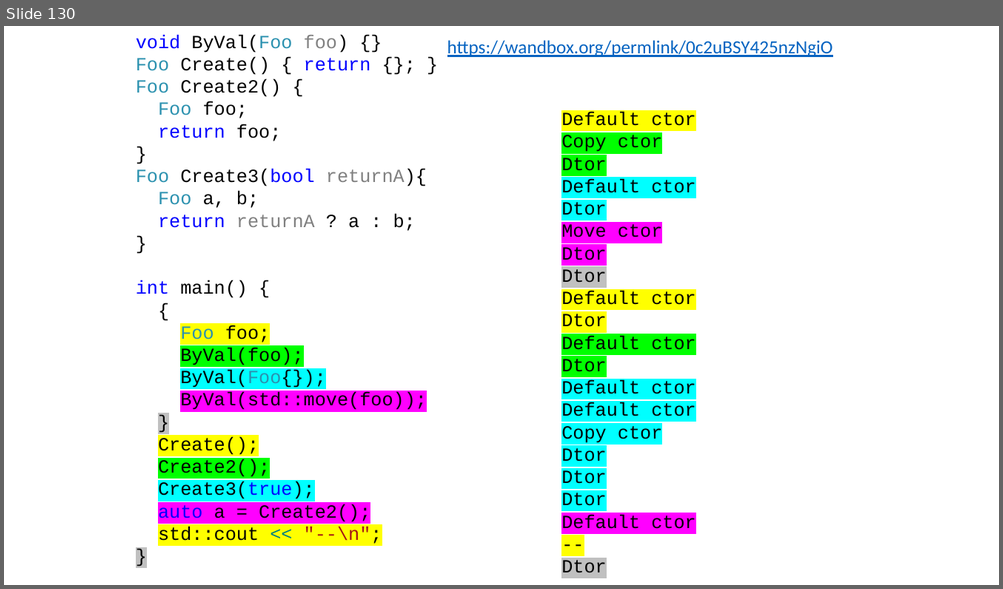
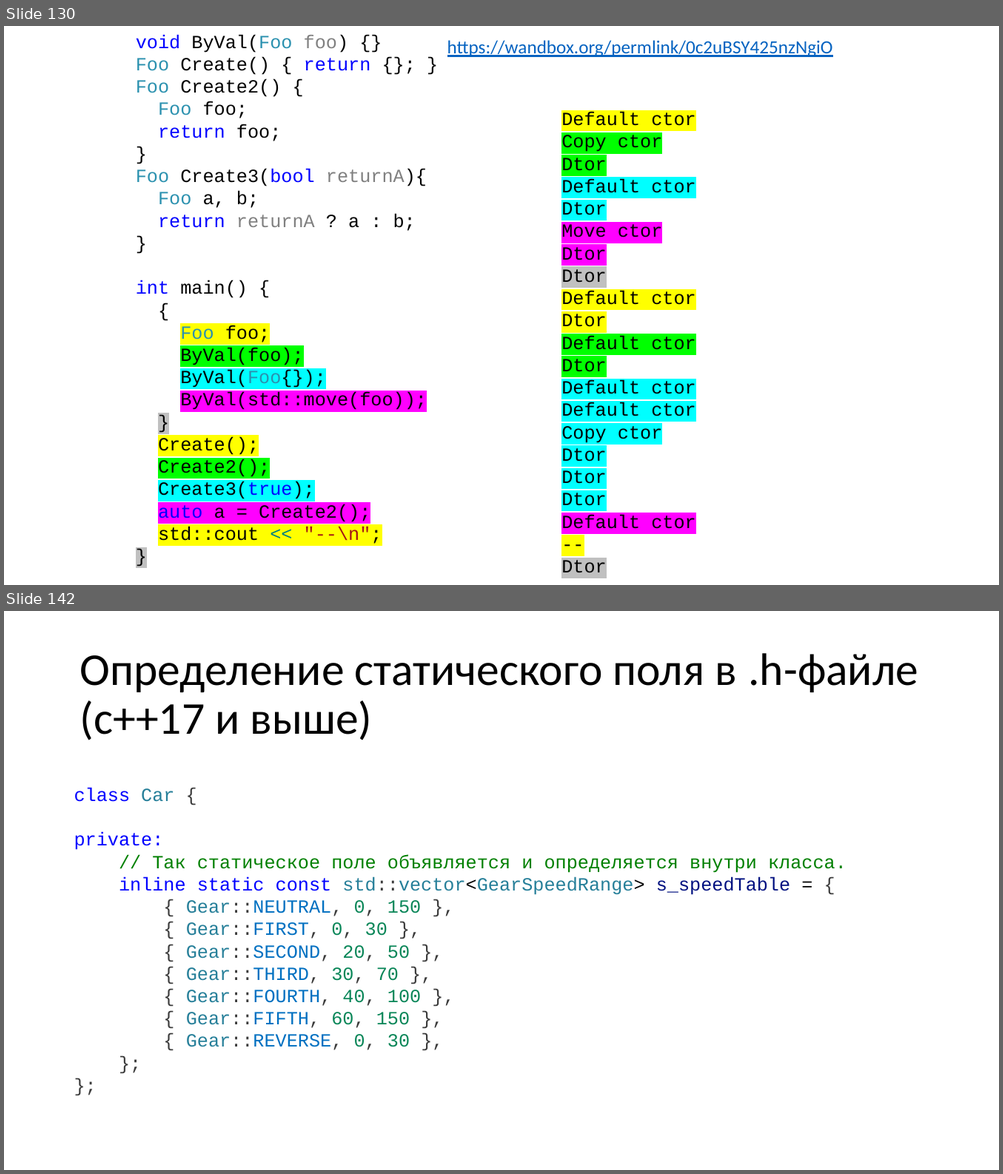
Before and after one commit to alexey-malov/oop, a slide deck: lectures/02/Основы ООП.pptx. Shown one above the other, each under a label of ours: slide 130 before the commit, slides 130 and 142 after it; the slides between them are not shown. The pictures are 1003x589 and 1003x1174 pixels, drawn with LibreOffice and Linux fonts; fonts in the diff are those of the drawing. Boxes give left, top, right and bottom in pixels: in the first picture for what was removed or moved away, otherwise in the second. Text is boxed around its words. In the diff, an @@ line names an element or a change of style, - is before the commit and + after.

```diff
--- a/lectures/02/Основы ООП.pptx
+++ b/lectures/02/Основы ООП.pptx
@@ slide 142 added at (4,611,999,1170), background #FFFFFF @@
@@ title added at (79,653,918,741), 44 pt, text #000000 @@
+Определение статического поля в .h-файле (с++17 и выше)
@@ text added at (74,787,846,1051), 18 pt, text #3B3B3B @@
+class Car {
+private:
+// Так статическое поле объявляется и определяется внутри класса.
+inline static const std::vector<GearSpeedRange> s_speedTable = {
+{ Gear::NEUTRAL, 0, 150 },
+{ Gear::FIRST, 0, 30 },
+{ Gear::SECOND, 20, 50 },
+{ Gear::THIRD, 30, 70 },
+{ Gear::FOURTH, 40, 100 },
+{ Gear::FIFTH, 60, 150 },
+{ Gear::REVERSE, 0, 30 },
+};
+};
```
Also in this commit, not shown: 7 slides changed, 10 other slides added, 5 slides removed.
